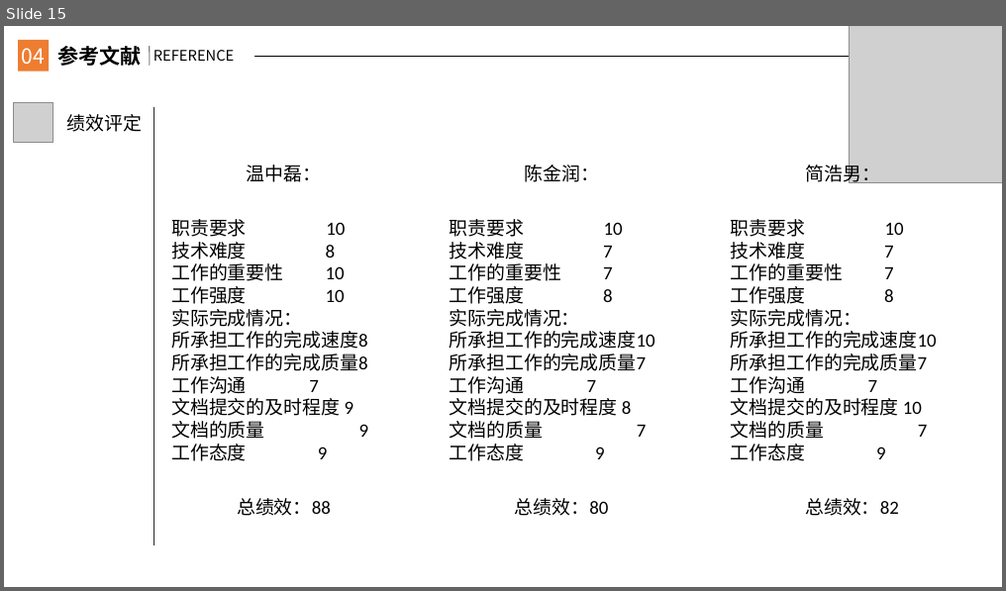
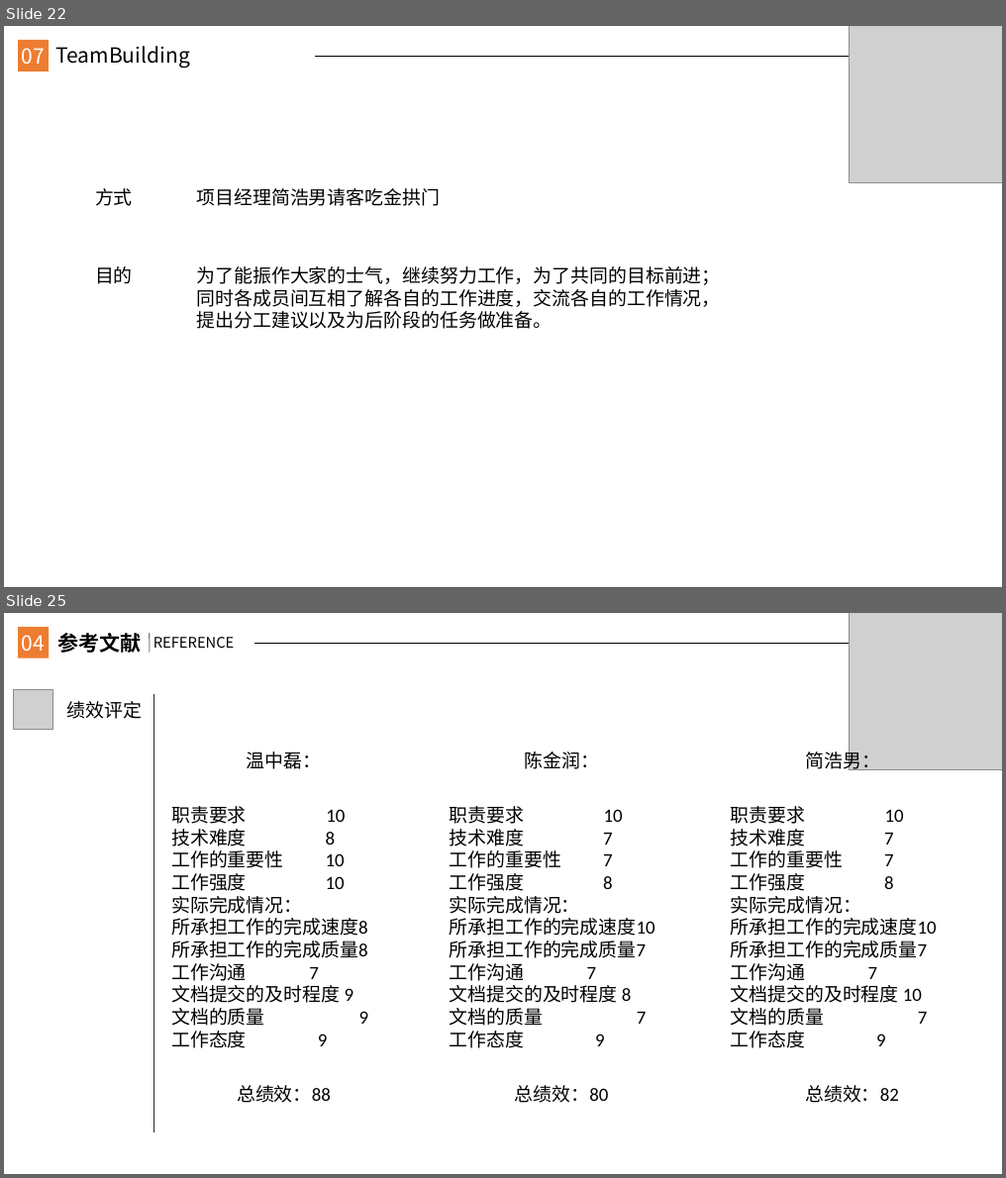
Before and after one commit to JanHonan/store, a slide deck: G2/软件工程系列课程教学辅助网站/非受控文档/楼静靓/PRD2017-G2-需求变更管理ppt.pptx. Shown one above the other, each under a label of ours: slide 15 before the commit, slides 22 and 25 after it; the slides between them are not shown. The pictures are 1006x591 and 1006x1178 pixels, drawn with LibreOffice and Linux fonts; fonts in the diff are those of the drawing; grey boxes stand for pictures. Boxes give left, top, right and bottom in pixels: in the first picture for what was removed or moved away, otherwise in the second. Text is boxed around its words. In the diff, an @@ line names an element or a change of style, - is before the commit and + after.

```diff
--- a/G2/软件工程系列课程教学辅助网站/非受控文档/楼静靓/PRD2017-G2-需求变更管理ppt.pptx
+++ b/G2/软件工程系列课程教学辅助网站/非受控文档/楼静靓/PRD2017-G2-需求变更管理ppt.pptx
@@ slide 22 added at [4,26,1002,587], background #FFFFFF @@
@@ rectangle added at [18,40,49,71], fill #ED7D31 @@
@@ text added at [22,48,45,64], 20 pt, text #FFFFFF @@
+07
@@ text added at [55,46,189,68], 20 pt, text #000000 @@
+TeamBuilding
@@ picture added at [848,26,1002,182] @@
@@ line added from (316, 56) to (1002, 56), #000000 0.5 pt @@
@@ text added at [95,188,133,206], 18 pt, text #000000 @@
+方式
@@ text added at [197,188,441,206], 18 pt, text #000000 @@
+项目经理简浩男请客吃金拱门
@@ text added at [95,267,133,284], 18 pt, text #000000 @@
+目的
@@ text added at [197,267,721,329], 18 pt, text #000000 @@
+为了能振作大家的士气，继续努力工作，为了共同的目标前进；同时各成员间互相了解各自的工作进度，交流各自的工作情况，提出分工建议以及为后阶段的任务做准备。
@@ what was slide 15 is now slide 25 @@
```
Also in this commit, not shown: 9 slides changed, 13 other slides added, 4 slides removed.
